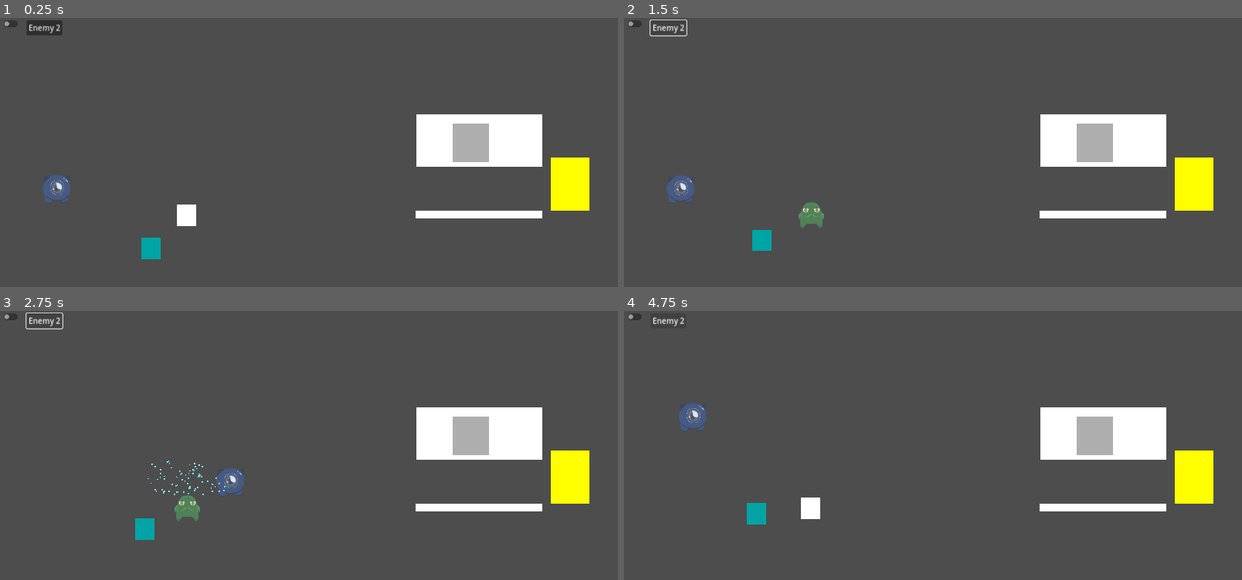
Above: before the commit, frames 1-4 (two rows, left to right).
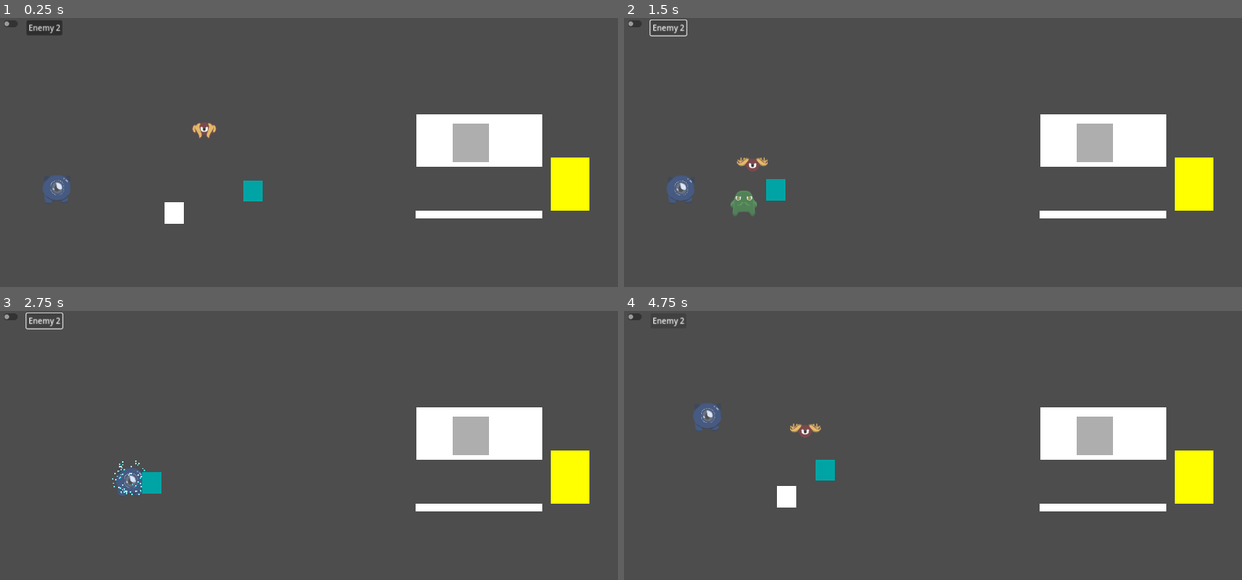
Above: after the commit, the same moments.

Repository: acropolis914/Gwizz-s-Game-Jam
Game: Godot game, scene res://Scene/main.tscn
Two runs of this game, one before a commit and one after it. Both use one fixed random seed, a clock stepped at 60 frames per second and the inputs below.
Inputs (mouse positions are in pixels of both pictures, inside the frame that each line leads up to):
- Up to frame 1 (0.25 s): no input
- Up to frame 2 (1.5 s): click (636, 23) at 0.5 s; click "Enemy 2" at 1.25 s
- Up to frame 3 (2.75 s): tap Enter at 2 s; hold D (move_right) from 2.03 s (still down); tap Shift (dash) at 2.1 s
- Up to frame 4 (4.75 s): release D (move_right) at 2.78 s; hold S (move_down) 2.78-3.53 s; tap Shift (dash) at 2.85, 3.6, 4.35 s; hold D (move_right) 3.53-4.28 s; hold W (move_up) from 4.28 s (still down)

The runs differ from the first frame. In frame 1, 1.0% of the frame differs, in the area x 22-43%, y 38-90%; in frame 2, 1.2%; in frame 3, 1.6%; in frame 4, 1.7%, in the area x 8-35%, y 34-80%.
Error in both runs: Invalid access to property or key 'x' on a base object of type 'Nil'. (res://Scripts/Main.gd:31)

Commit message:
fixing enemy node types
fixing enemy node types

Diff:
--- a/Scene/enemy_type_1.tscn
+++ b/Scene/enemy_type_1.tscn
@@ -6,7 +6,7 @@
 [ext_resource type="Texture2D" uid="uid://ca43nx0s8p3wh" path="res://ImageAssets/White.png" id="4_yluhq"]
 
 [sub_resource type="RectangleShape2D" id="RectangleShape2D_uod3q"]
-size = Vector2(46, 50)
+size = Vector2(38, 42)
 
 [sub_resource type="SpriteFrames" id="SpriteFrames_cpxq5"]
 animations = [{
@@ -19,7 +19,10 @@
 "speed": 5.0
 }]
 
-[node name="enemy_type_1" type="Area2D"]
+[sub_resource type="RectangleShape2D" id="RectangleShape2D_17sbu"]
+size = Vector2(40, 46)
+
+[node name="enemy_type_1" type="CharacterBody2D"]
 script = ExtResource("1_dhl5t")
 
 [node name="CollisionShape2D" type="CollisionShape2D" parent="."]
@@ -37,5 +40,10 @@
 scale = Vector2(0.84375, 0.890625)
 sprite_frames = SubResource("SpriteFrames_cpxq5")
 
-[connection signal="area_entered" from="." to="Enemy Death Comp" method="_on_enemy_type_1_area_entered"]
-[connection signal="body_entered" from="." to="." method="_on_body_entered"]
+[node name="Killer_Area2D" type="Area2D" parent="."]
+
+[node name="CollisionShape2D" type="CollisionShape2D" parent="Killer_Area2D"]
+shape = SubResource("RectangleShape2D_17sbu")
+
+[connection signal="area_entered" from="Killer_Area2D" to="Enemy Death Comp" method="_on_killer_area_2d_area_entered"]
+[connection signal="body_entered" from="Killer_Area2D" to="." method="_on_killer_area_2d_body_entered"]
--- a/Scene/enemy_type_2.tscn
+++ b/Scene/enemy_type_2.tscn
@@ -76,7 +76,7 @@
 [node name="Enemy Death Comp" type="Node" parent="."]
 script = ExtResource("5_ghhsy")
 
-[connection signal="area_entered" from="." to="Enemy Death Comp" method="_on_enemy_type_1_area_entered"]
+[connection signal="area_entered" from="." to="Enemy Death Comp" method="_on_killer_area_2d_area_entered"]
 [connection signal="body_entered" from="." to="." method="_on_body_entered"]
 [connection signal="timeout" from="Life" to="." method="_on_life_timeout"]
 [connection signal="timeout" from="run" to="." method="_on_run_timeout"]
--- a/Scene/enemy_type_3.tscn
+++ b/Scene/enemy_type_3.tscn
@@ -1,16 +1,20 @@
-[gd_scene load_steps=5 format=3 uid="uid://gwrdgj65fsr4"]
+[gd_scene load_steps=6 format=3 uid="uid://gwrdgj65fsr4"]
 
 [ext_resource type="Script" path="res://Scripts/enemy_type_3.gd" id="1_gymja"]
 [ext_resource type="Texture2D" uid="uid://ca43nx0s8p3wh" path="res://ImageAssets/White.png" id="2_oye23"]
 [ext_resource type="Script" path="res://Scripts/Components/Enemy Death Comp.gd" id="3_0bwcu"]
 
 [sub_resource type="RectangleShape2D" id="RectangleShape2D_trlfs"]
-size = Vector2(46, 50)
+size = Vector2(36, 43)
 
-[node name="enemy_type_3" type="Area2D"]
+[sub_resource type="RectangleShape2D" id="RectangleShape2D_q0fgh"]
+size = Vector2(40, 46)
+
+[node name="enemy_type_3" type="CharacterBody2D"]
 script = ExtResource("1_gymja")
 
 [node name="CollisionShape2D" type="CollisionShape2D" parent="."]
+position = Vector2(0, -0.5)
 shape = SubResource("RectangleShape2D_trlfs")
 
 [node name="Enemy_block_1" type="Sprite2D" parent="."]
@@ -25,4 +29,10 @@
 wait_time = 3.0
 autostart = true
 
+[node name="Killer_Area2D" type="Area2D" parent="."]
+
+[node name="CollisionShape2D" type="CollisionShape2D" parent="Killer_Area2D"]
+shape = SubResource("RectangleShape2D_q0fgh")
+
 [connection signal="timeout" from="Attack_Timer" to="." method="_on_attack_timer_timeout"]
+[connection signal="area_entered" from="Killer_Area2D" to="Enemy Death Comp" method="_on_killer_area_2d_area_entered"]
--- a/Scene/main.tscn
+++ b/Scene/main.tscn
@@ -65,6 +65,8 @@
 position = Vector2(541, -15)
 
 [node name="enemy_type_3" parent="." instance=ExtResource("7_4dygs")]
-position = Vector2(-271, 154)
+
+[node name="enemy_type_2" parent="." instance=ExtResource("2_ixmfe")]
+position = Vector2(-169, -147)
 
 [connection signal="pressed" from="Debug/SpawnEnemy2" to="." method="_on_spawn_enemy_2_pressed"]
--- a/Scripts/Components/Enemy Death Comp.gd
+++ b/Scripts/Components/Enemy Death Comp.gd
@@ -1,4 +1,5 @@
 extends Node
 
-func _on_enemy_type_1_area_entered(_area):
-	$"..".queue_free()
+func _on_killer_area_2d_area_entered(area):
+	if area.is_in_group("player_attack"):
+		$"..".queue_free()
--- a/Scripts/enemy_type_1.gd
+++ b/Scripts/enemy_type_1.gd
@@ -1,8 +1,9 @@
-extends Area2D
+extends CharacterBody2D
 
 @onready var enemy_1_sprite = $Enemy_1_sprite
 @onready var enemy_block_1 = $Enemy_block_1
 @onready var player = get_parent().get_node("Player")
+var speed = .4
 
 func _ready():
 	enemy_1_sprite.hide()
@@ -11,9 +12,11 @@
 	enemy_block_1.hide()
 	enemy_1_sprite.show()
 
+func _process(delta):
+	var player_pos = get_parent().get_node("Player").get_position()
+	position += speed * (player_pos-position) * delta
+	move_and_slide()
 
-func _follow_player():
-	pass
-
-func _on_body_entered(body):
-	body.kill()
+func _on_killer_area_2d_body_entered(body):
+	if body.is_in_group("player"):
+		body.kill()
--- a/Scripts/enemy_type_2.gd
+++ b/Scripts/enemy_type_2.gd
@@ -24,7 +24,8 @@
 		#position += atan2((player_position.x -position.x),(player_position.y-position.y))
 
 func _on_body_entered(body):
-	body.kill()
+	if body.is_in_group("player"):
+		body.kill()
 
 func _on_run_timeout():
 	resting = true
--- a/Scripts/enemy_type_3.gd
+++ b/Scripts/enemy_type_3.gd
@@ -1,4 +1,4 @@
-extends Area2D
+extends CharacterBody2D
 
 var speed = 1
 var toAttack = false
@@ -8,7 +8,7 @@
 		position += speed * (player_pos-position) * delta
 	if toAttack:
 		_attack()
-
+	move_and_slide
 
 func _on_attack_timer_timeout():
 	toAttack = true
Not shown: 1 places in Scene/enemy_type_1.tscn that only renumber resources
